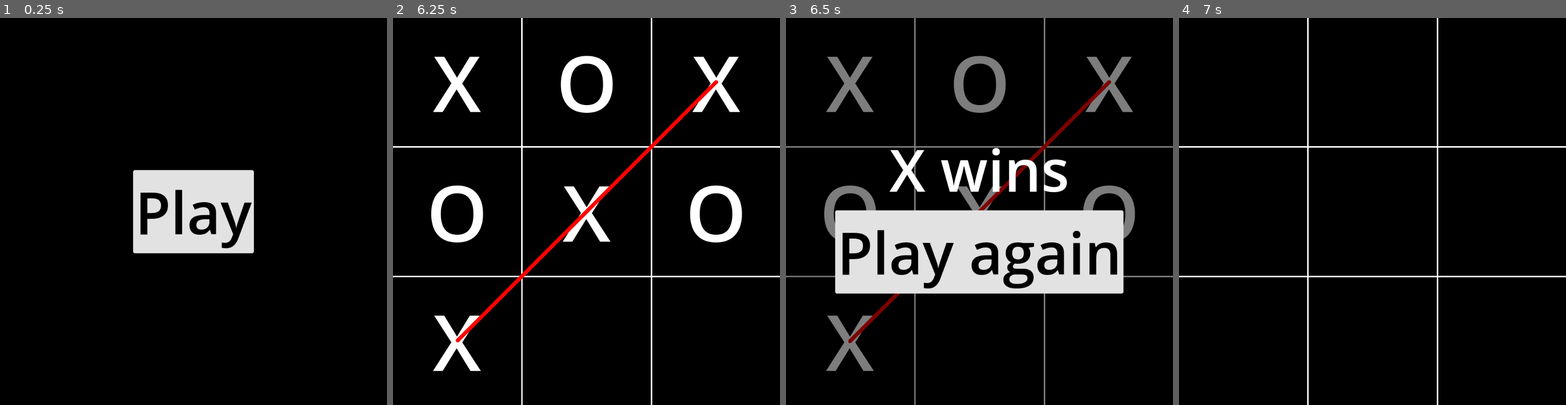
Above: before the commit, frames 1-4 (left to right).
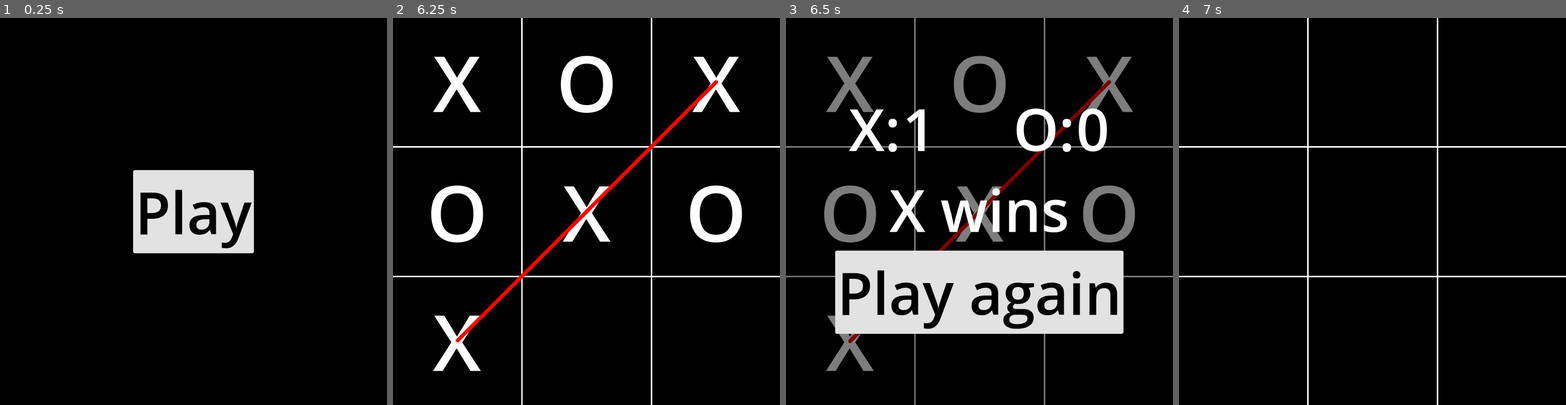
Above: after the commit, the same moments.

Repository: Vorgenstad/tic-tac-toe
Game: Godot game, scene res://scenes/main.tscn
The game is run twice, just before and just after one commit, with the same random seed, the same clock (stepped at 60 frames per second) and the same inputs.
Inputs (mouse positions are in pixels of both pictures, inside the frame that each line leads up to):
- Up to frame 1 (0.25 s): no input
- Up to frame 2 (6.25 s): click "Play" at 0.5 s; click (458, 83) at 1.25 s; click (586, 83) at 2 s; click (718, 83) at 2.75 s; click (458, 211) at 3.5 s; click (586, 211) at 4.25 s; click (718, 211) at 5 s; click (458, 343) at 5.75 s
- Up to frame 3 (6.5 s): no input
- Up to frame 4 (7 s): click "Play again" at 6.5 s

Frames 1-2 are identical in both runs. In frame 3, 21% of the frame differs, in the area x 12-88%, y 23-82%; in frame 4, nothing differs.

Commit message:
Added session score

Diff:
--- a/scenes/ui.tscn
+++ b/scenes/ui.tscn
@@ -22,6 +22,37 @@
 [node name="VBoxContainer" type="VBoxContainer" parent="PanelContainer/CenterContainer"]
 layout_mode = 2
 
+[node name="ScoreContainer" type="CenterContainer" parent="PanelContainer/CenterContainer/VBoxContainer"]
+layout_mode = 2
+
+[node name="HBoxContainer" type="HBoxContainer" parent="PanelContainer/CenterContainer/VBoxContainer/ScoreContainer"]
+layout_mode = 2
+theme_override_constants/separation = 200
+
+[node name="XContainer" type="HBoxContainer" parent="PanelContainer/CenterContainer/VBoxContainer/ScoreContainer/HBoxContainer"]
+layout_mode = 2
+
+[node name="XLabel" type="Label" parent="PanelContainer/CenterContainer/VBoxContainer/ScoreContainer/HBoxContainer/XContainer"]
+layout_mode = 2
+text = "X:"
+
+[node name="XScoreLabel" type="Label" parent="PanelContainer/CenterContainer/VBoxContainer/ScoreContainer/HBoxContainer/XContainer"]
+unique_name_in_owner = true
+layout_mode = 2
+text = "0"
+
+[node name="OContainer" type="HBoxContainer" parent="PanelContainer/CenterContainer/VBoxContainer/ScoreContainer/HBoxContainer"]
+layout_mode = 2
+
+[node name="OLabel" type="Label" parent="PanelContainer/CenterContainer/VBoxContainer/ScoreContainer/HBoxContainer/OContainer"]
+layout_mode = 2
+text = "O:"
+
+[node name="OScoreLabel" type="Label" parent="PanelContainer/CenterContainer/VBoxContainer/ScoreContainer/HBoxContainer/OContainer"]
+unique_name_in_owner = true
+layout_mode = 2
+text = "0"
+
 [node name="InfoLabel" type="Label" parent="PanelContainer/CenterContainer/VBoxContainer"]
 unique_name_in_owner = true
 layout_mode = 2
--- a/scripts/game.gd
+++ b/scripts/game.gd
@@ -6,6 +6,8 @@
 
 @onready var _board: Board = %Board
 @onready var _ui: UI = %UI
+
+@onready var _session := Session.new()
 
 func reset() -> void:
 	_current_value = Constants.CellValue.X
@@ -55,6 +57,8 @@
 
 	var winner := _get_winner(points)
 
+	_session.add_win(winner)
+
 	if winner == Constants.Winner.NONE:
 		_display_game_over(winner)
 		return
@@ -65,7 +69,7 @@
 
 func _display_game_over(winner: Constants.Winner) -> void:
 	_ui.visible = true
-	_ui.display_game_over(winner)
+	_ui.display_game_over(winner, _session)
 
 func _get_winner(points: int) -> Constants.Winner:
 	match points:
--- /dev/null
+++ b/scripts/session.gd
@@ -0,0 +1,13 @@
+class_name Session
+
+var XScore = 0;
+var OScore = 0;
+
+func add_win(winner: Constants.Winner) -> void:
+	match winner:
+		Constants.Winner.X:
+			XScore += 1
+		Constants.Winner.O:
+			OScore += 1
+		_:
+			pass
--- a/scripts/ui.gd
+++ b/scripts/ui.gd
@@ -4,8 +4,10 @@
 signal restart_actioned
 
 @onready var _info_label = %InfoLabel
+@onready var _x_score_label = %XScoreLabel
+@onready var _o_score_label = %OScoreLabel
 
-func display_game_over(winner: Constants.Winner) -> void:
+func display_game_over(winner: Constants.Winner, session: Session) -> void:
 	match winner:
 		Constants.Winner.X:
 			_info_label.text = "X wins"
@@ -14,5 +16,9 @@
 		Constants.Winner.NONE:
 			_info_label.text = "Draw"
 
+	_x_score_label.text = str(session.XScore)
+	_o_score_label.text = str(session.OScore)
+
+
 func _on_restart_button_pressed() -> void:
 	restart_actioned.emit()
